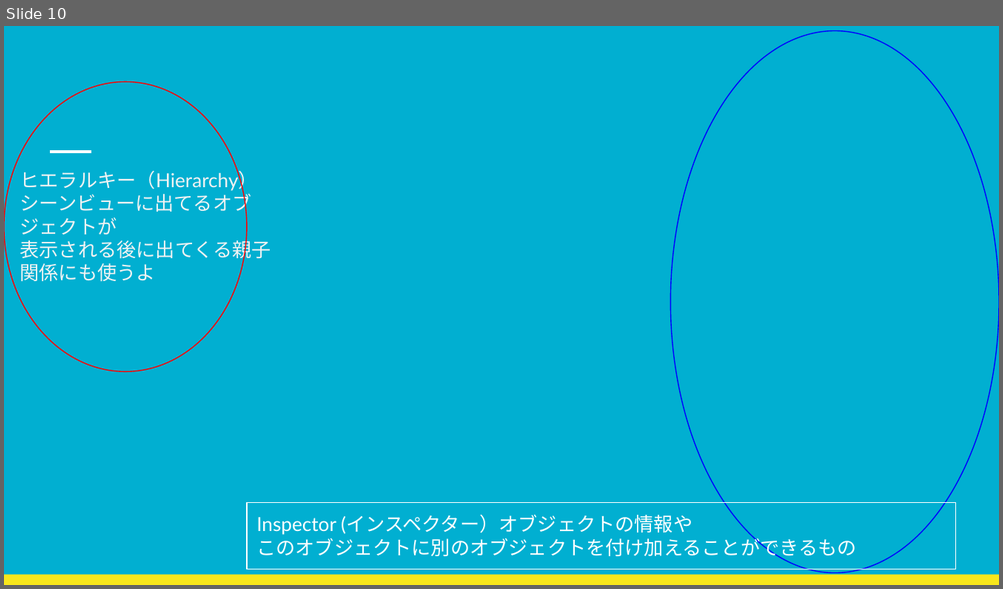
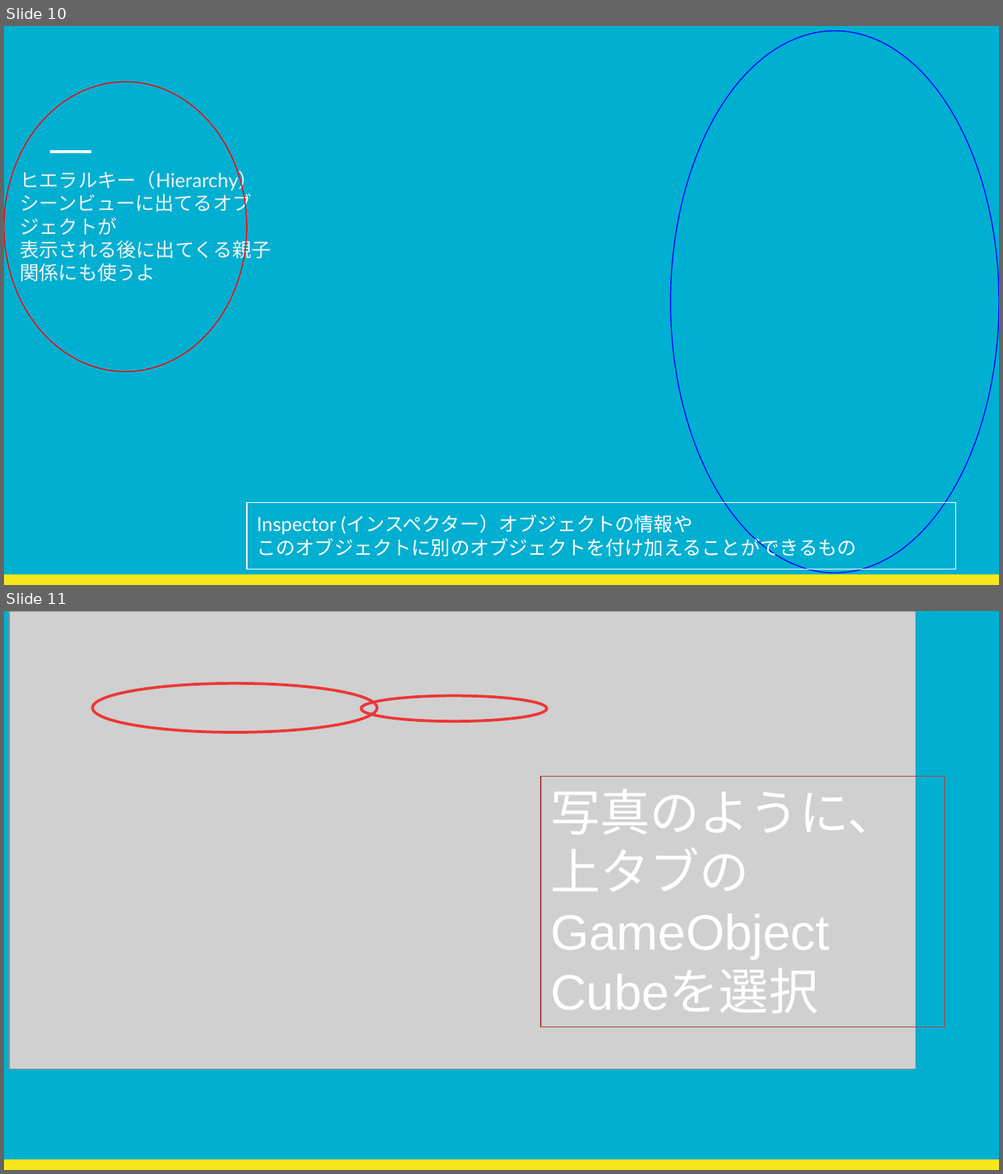
Before and after one commit to Natsuki262/PPT, a slide deck: Unitｙとはなにか.pptx. Shown one above the other, each under a label of ours: slide 10 before the commit, slides 10 and 11 after it. The pictures are 1003x589 and 1003x1174 pixels, drawn with LibreOffice and Linux fonts; fonts in the diff are those of the drawing; grey boxes stand for pictures; background and template pictures are left out. Boxes give left, top, right and bottom in pixels: in the first picture for what was removed or moved away, otherwise in the second. Text is boxed around its words. In the diff, an @@ line names an element or a change of style, - is before the commit and + after.

```diff
--- a/Unitｙとはなにか.pptx
+++ b/Unitｙとはなにか.pptx
@@ slide 11 added at (4, 611, 999, 1170), background #01AFD1; not listed: 1 template element that a slide beside it also shows @@
@@ picture added at (9, 611, 915, 1070) @@
@@ ellipse added at (93, 684, 377, 732), outline #ED3636 2 pt @@
@@ ellipse added at (361, 695, 547, 721), outline #ED3636 2 pt @@
@@ rectangle added at (540, 776, 944, 1027), outline #AF4345 0.75 pt, 36 pt, text #FFFFFF @@
+写真のように、
+上タブのGameObject
+Cubeを選択
```
Also in this commit, not shown: 1 slide changed, 2 other slides added, 1 slide removed.
